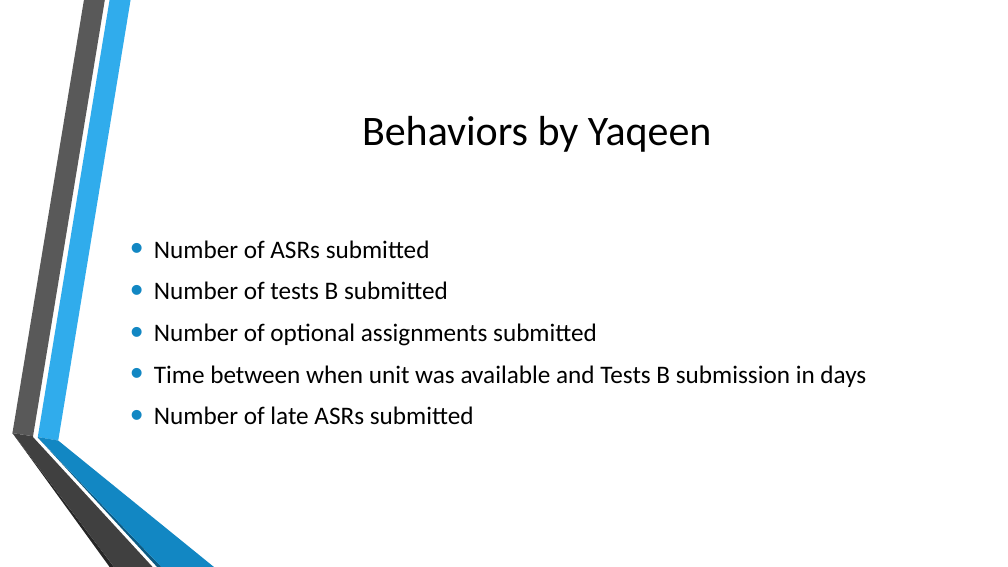
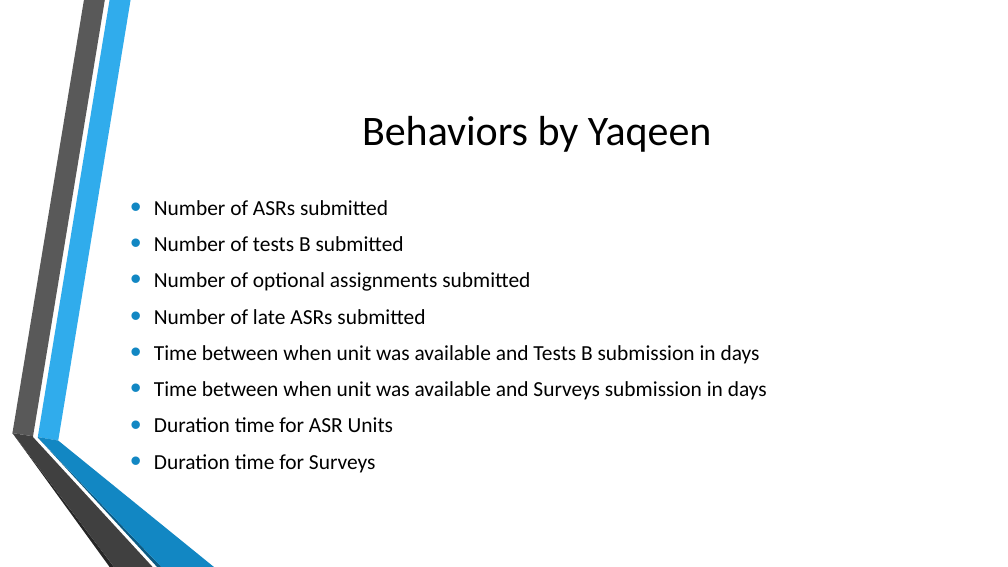
Before and after one commit to shreyasugemuge/Senior-Design-Project, a slide deck: slide 4 of docs/Milestone 3/Milestone_3_Presentation.pptx. Drawn at 1008x567 pixels with LibreOffice and Linux fonts; fonts in the diff are those of the drawing; background and template pictures are left out. Boxes give left, top, right and bottom in pixels: in the first picture for what was removed or moved away, otherwise in the second. Text is boxed around its words. In the diff, an @@ line names an element or a change of style, - is before the commit and + after.

Commit message:
updated

```diff
--- a/docs/Milestone 3/Milestone_3_Presentation.pptx
+++ b/docs/Milestone 3/Milestone_3_Presentation.pptx
@@ text at (154,236,760,364): size 24 to 20.4 pt in "Number of ASRs submitted", "Number of tests B submitted", "Number of optional assignments submitted", "Time between when unit was available and ..." @@
@@ text at (154,309,425,324): paragraph added @@
+• Number of late ASRs submitted
@@ text at (154,381,767,473): text changed; size 24 to 20.4 pt @@
-• Number of late ASRs submitted
+• Time between when unit was available and Surveys submission in days
+• Duration time for ASR Units
+• Duration time for Surveys
```
Also in this commit, not shown: 1 other slide changed.
